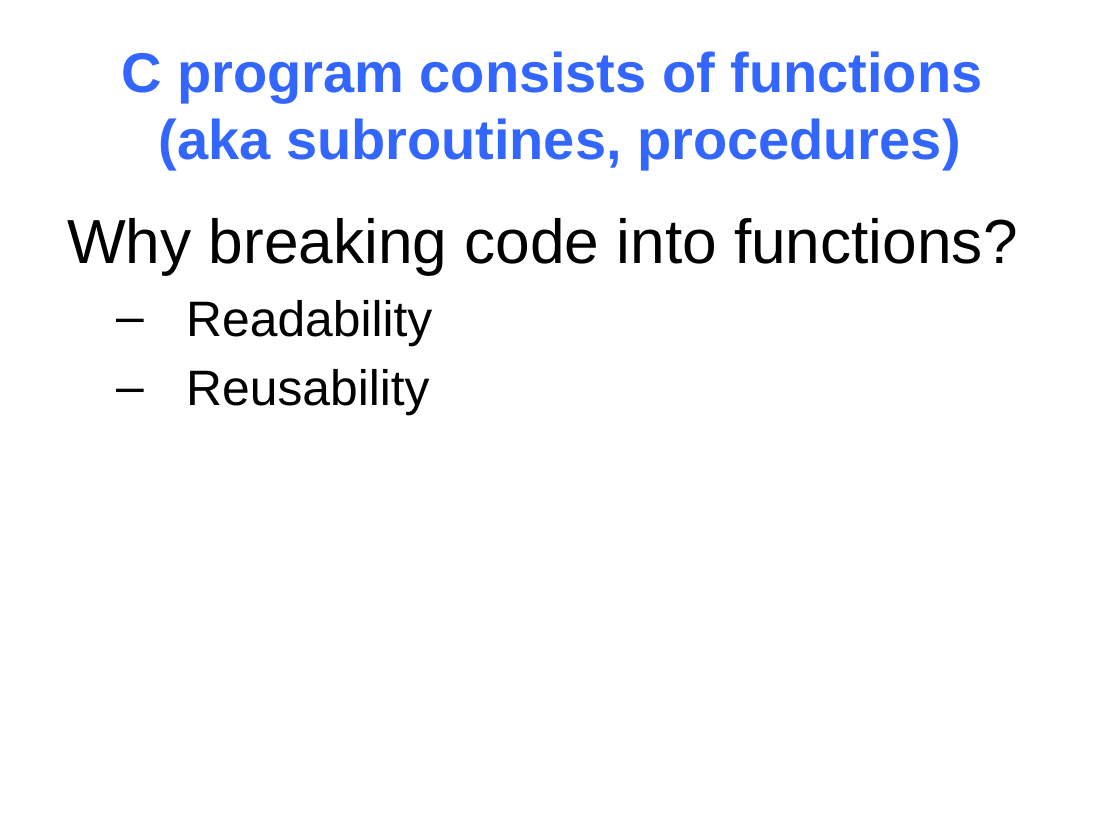
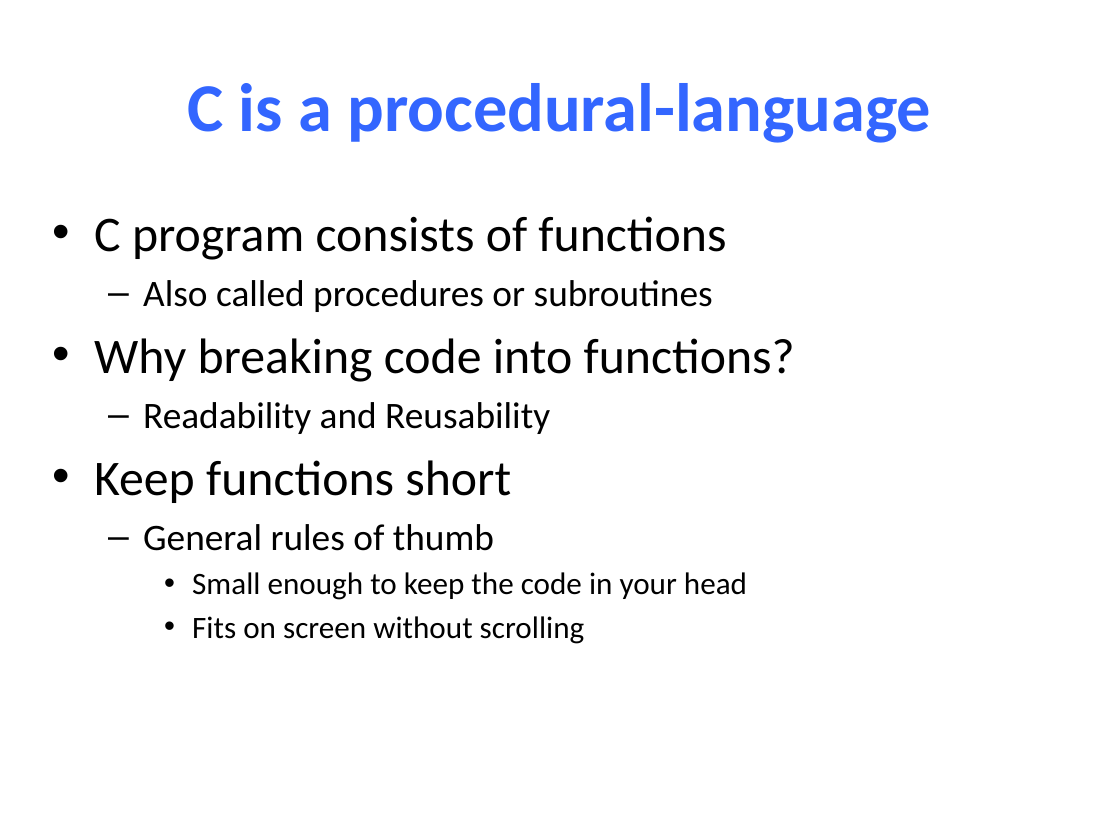
Before and after one commit to NYU-CSO/nyu-cso.github.io, a slide deck: slide 8 of notes/05-pointer_array.pptx (slide 5 before the commit). Drawn at 1120x840 pixels with LibreOffice and Linux fonts; fonts in the diff are those of the drawing. Boxes give left, top, right and bottom in pixels: in the first picture for what was removed or moved away, otherwise in the second. Text is boxed around its words. In the diff, an @@ line names an element or a change of style, - is before the commit and + after.

```diff
--- a/notes/05-pointer_array.pptx
+++ b/notes/05-pointer_array.pptx
@@ title at <box>187,83,932,143</box>: text changed; size 36 to 44 pt; font Arial to Calibri @@
-C program consists of functions
-(aka subroutines, procedures)
+C is a procedural-language
@@ text "C program consists of functions": place and size @@
-text "C program consists of functions" at <box>67,218,1017,416</box>
+text "C program consists of functions" at <box>94,216,795,644</box>
@@ text at <box>94,216,726,312</box>: paragraphs added @@
+• C program consists of functions
+  – Also called procedures or subroutines
@@ text at <box>94,338,795,382</box>: size 40 to 32 pt, font Arial to Calibri in "Why breaking code into functions?"; bullet none to •; less space between paragraphs @@
@@ text at <box>94,402,747,644</box>: text changed; size 32 to 20 pt; font Arial to Calibri @@
-  – Readability
-  – Reusability
+  – Readability and Reusability
+• Keep functions short
+  – General rules of thumb
+    • Small enough to keep the code in your head
+    • Fits on screen without scrolling
```
Also in this commit, not shown: 26 other slides changed, 9 slides added, 111 slides removed, 3 other files.
